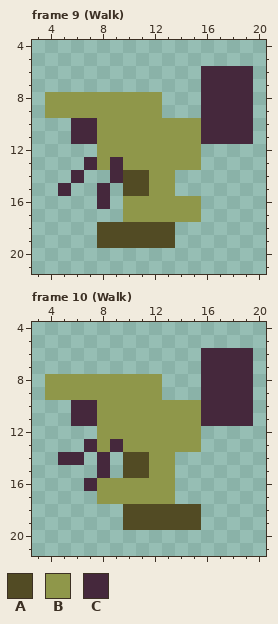
A pixel-art file gets an edit: Extra/player.aseprite. That is the earlier state.
24x24 pixels, 14 frames. Shown: frame 9 (Walk): x 3..20, y 4..21; frame 10 (Walk): x 3..20, y 4..21. The commit also changed other frames, which this record leaves out.
Visible layers, top first: "BasketL", "Layer 1".
Palette (. is transparent): A #524b24  B #8f974a  C #45283c
Pixels before, frame 9 (Walk), first column x 4:
 6 ............CCCC
 7 ............CCCC
 8 BBBBBBBBB...CCCC
 9 BBBBBBBBB...CCCC
10 ..CCBBBBBBBBCCCC
11 ..CCBBBBBBBBCCCC
12 ....BBBBBBBB....
13 ...CBCBBBBBB....
14 ..C..CAABB......
15 .C..C.AABB......
16 ....C.BBBBBB....
17 ......BBBBBB....
18 ....AAAAAA......
19 ....AAAAAA......
Pixels before, frame 10 (Walk), first column x 4:
 6 ............CCCC
 7 ............CCCC
 8 BBBBBBBBB...CCCC
 9 BBBBBBBBB...CCCC
10 ..CCBBBBBBBBCCCC
11 ..CCBBBBBBBBCCCC
12 ....BBBBBBBB....
13 ...CBCBBBBBB....
14 .CC.C.AABB......
15 ....C.AABB......
16 ...CBBBBBB......
17 ....BBBBBB......
18 ......AAAAAA....
19 ......AAAAAA....
The same view after the edit:
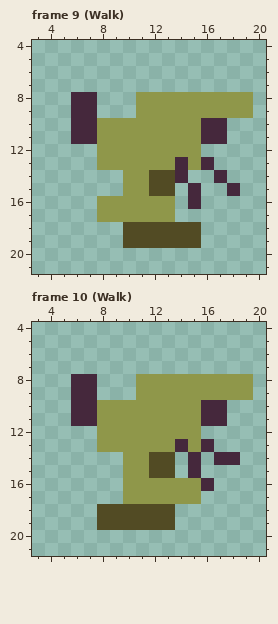
Diff:
layer "BasketS" now shown
layer "BasketL" now hidden
Changed rows in their new state; - is an unchanged pixel.
Frame 9 (Walk):
first column x 4:
 6 ------------....
 7 ------------....
 8 ..CC...--BBBBBBB
 9 ..CC...--BBBBBBB
10 --------------..
11 --------------..
13 ---.-B----C-C---
14 --.--.BBAAC--C--
15 -.--.-BBAA-C--C-
16 ----BB----.C----
17 ----BB----..----
18 ----..----AA----
19 ----..----AA----
Frame 10 (Walk):
first column x 4:
 6 ------------....
 7 ------------....
 8 ..CC...--BBBBBBB
 9 ..CC...--BBBBBBB
10 --------------..
11 --------------..
13 ---.-B----C-C---
14 -..-.-BBAA-C-CC-
15 ----.-BBAA-C----
16 ---...----BBC---
17 ----..----BB----
18 ----AA----..----
19 ----AA----..----
Pixel boxes of the changes (left, top, right, bottom) in both pictures:
changed: (45, 66, 253, 248)
changed: (45, 348, 253, 530)
